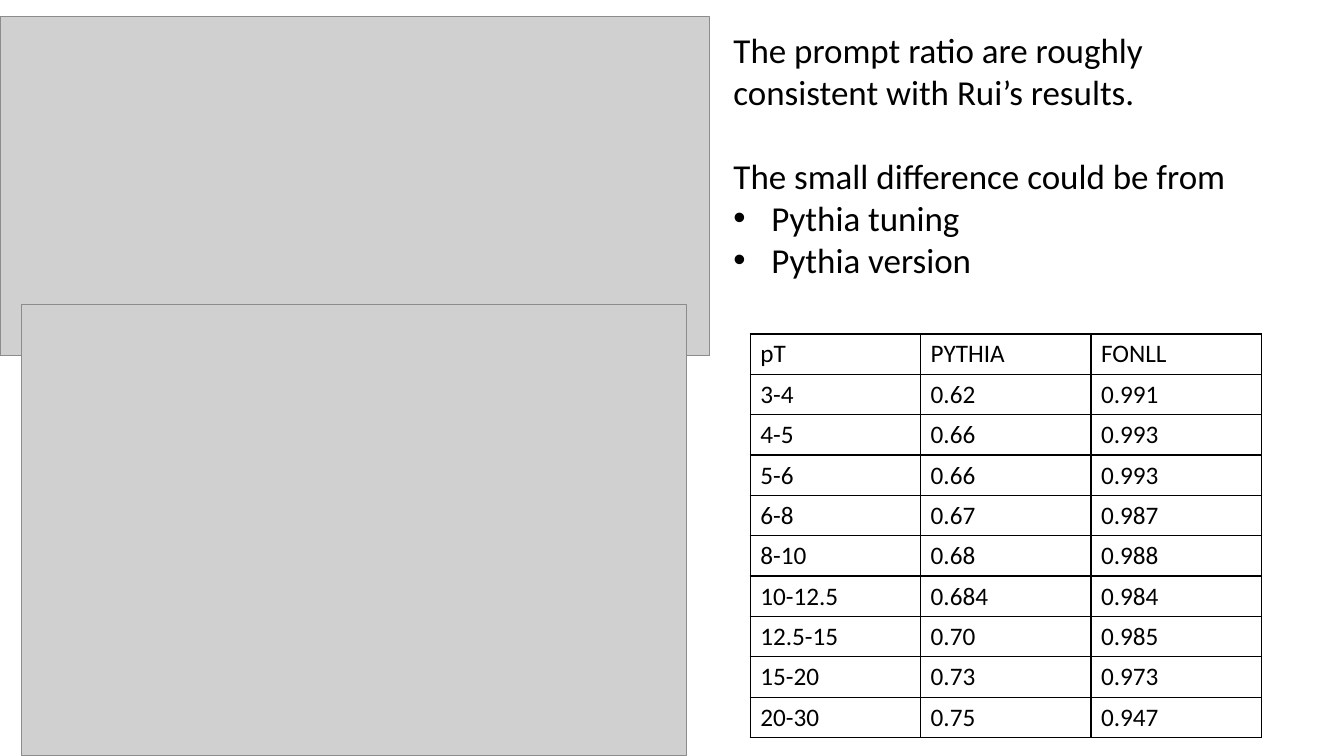
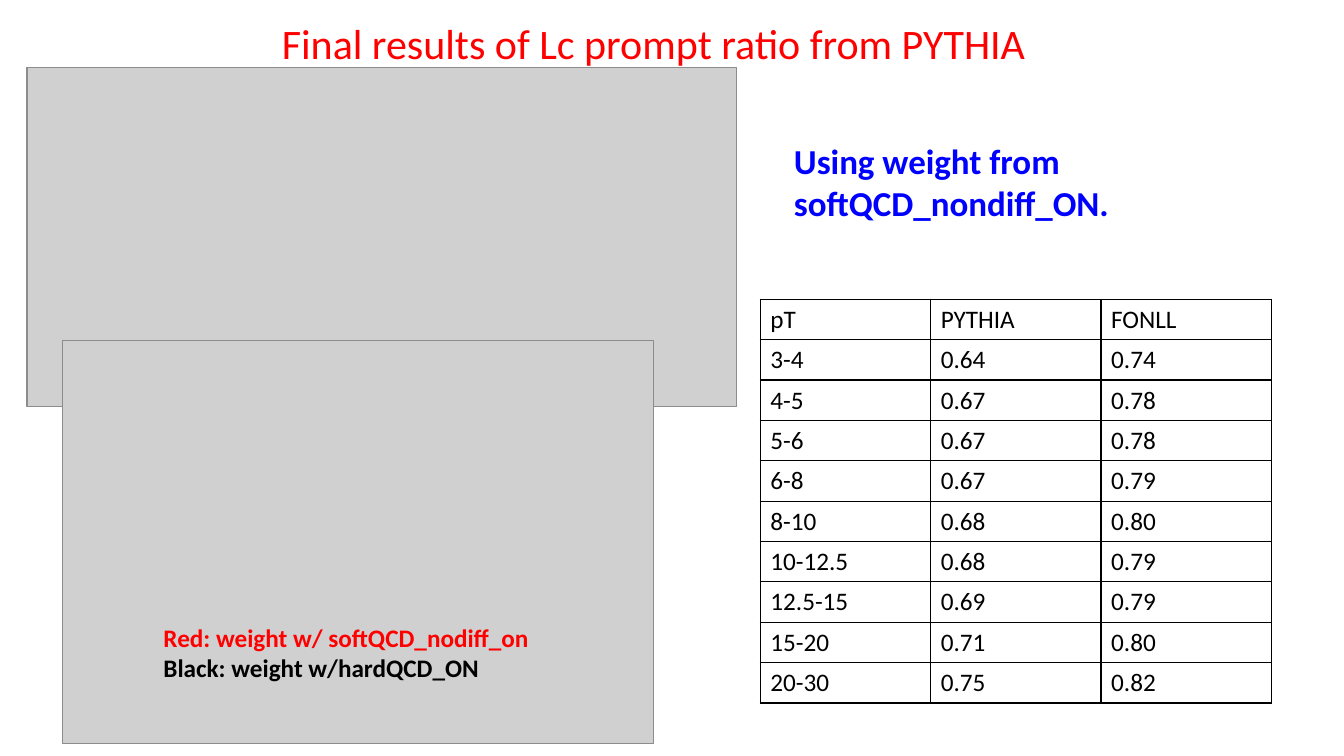
Before and after one commit to wxie2013/LambdaC-PYTHIA8-simulation, a slide deck: slide 5 of macro_ARC_meeting/Lc_prompt_ratio.pptx (slide 3 before the commit). Drawn at 1344x756 pixels with LibreOffice and Linux fonts; fonts in the diff are those of the drawing; grey boxes stand for pictures. Boxes give left, top, right and bottom in pixels: in the first picture for what was removed or moved away, otherwise in the second. Text is boxed around its words. In the diff, an @@ line names an element or a change of style, - is before the commit and + after.

Commit message:
updated slides

```diff
--- a/macro_ARC_meeting/Lc_prompt_ratio.pptx
+++ b/macro_ARC_meeting/Lc_prompt_ratio.pptx
@@ text added at (x1=282, y1=30, x2=1025, y2=69), 30 pt, text #FF0000 @@
+Final results of Lc prompt ratio from PYTHIA
@@ picture moved from (x1=0, y1=17, x2=710, y2=356) to (x1=27, y1=68, x2=737, y2=406) @@
@@ text at (x1=794, y1=149, x2=1109, y2=221): text changed; text colour #000000 to #0000FF; bold on @@
-The prompt ratio are roughly consistent with Rui’s results.
-The small difference could be from
-• Pythia tuning
-• Pythia version
+Using weight from softQCD_nondiff_ON.
@@ table at (x1=760, y1=299, x2=1271, y2=703) @@
-row 2, column 2: 0.62
+row 2, column 2: 0.64
-row 2, column 3: 0.991
+row 2, column 3: 0.74
-row 3, column 2: 0.66
+row 3, column 2: 0.67
-row 3, column 3: 0.993
+row 3, column 3: 0.78
-row 4, column 2: 0.66
+row 4, column 2: 0.67
-row 4, column 3: 0.993
+row 4, column 3: 0.78
-row 5, column 3: 0.987
+row 5, column 3: 0.79
-row 6, column 3: 0.988
+row 6, column 3: 0.80
-row 7, column 2: 0.684
+row 7, column 2: 0.68
-row 7, column 3: 0.984
+row 7, column 3: 0.79
-row 8, column 2: 0.70
+row 8, column 2: 0.69
-row 8, column 3: 0.985
+row 8, column 3: 0.79
-row 9, column 2: 0.73
+row 9, column 2: 0.71
-row 9, column 3: 0.973
+row 9, column 3: 0.80
-row 10, column 3: 0.947
+row 10, column 3: 0.82
@@ table moved from (x1=750, y1=334, x2=1261, y2=737) to (x1=760, y1=299, x2=1271, y2=703) @@
@@ picture resized from (x1=21, y1=304, x2=686, y2=756) to (x1=63, y1=341, x2=654, y2=744) @@
@@ text added at (x1=163, y1=629, x2=528, y2=682), 18 pt, text #FF0000, bold @@
+Red: weight w/ softQCD_nodiff_on
+Black: weight w/hardQCD_ON
```
Also in this commit, not shown: 2 other slides changed, 4 slides added, 1 slide removed, 1 other file.
